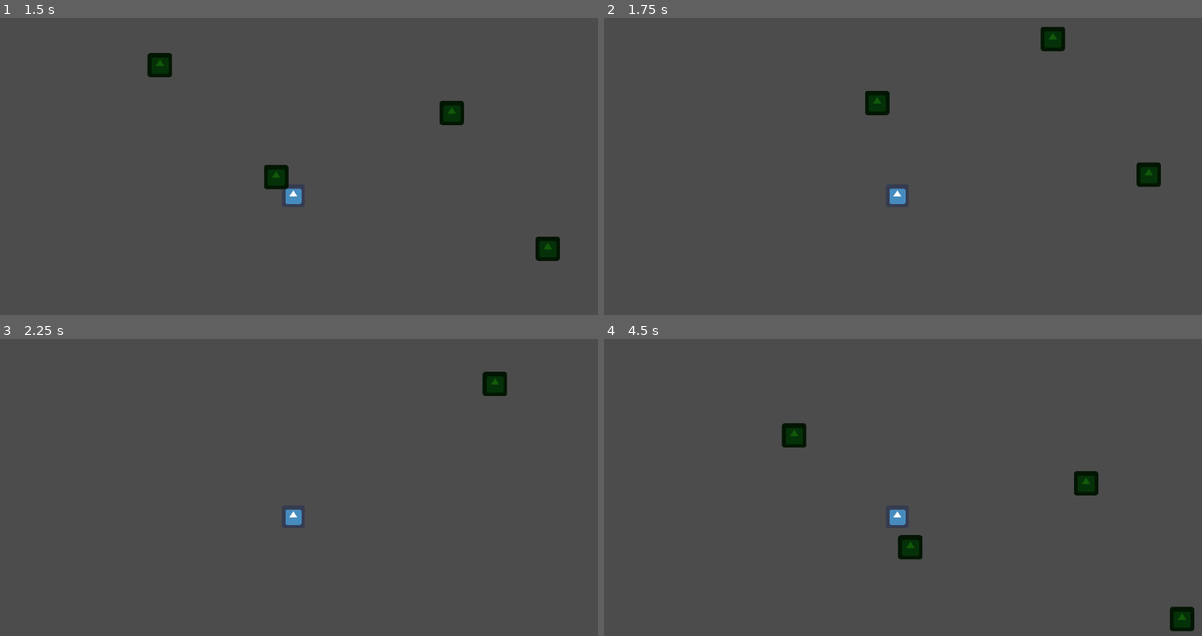
Above: before the commit, frames 1-4 (two rows, left to right).
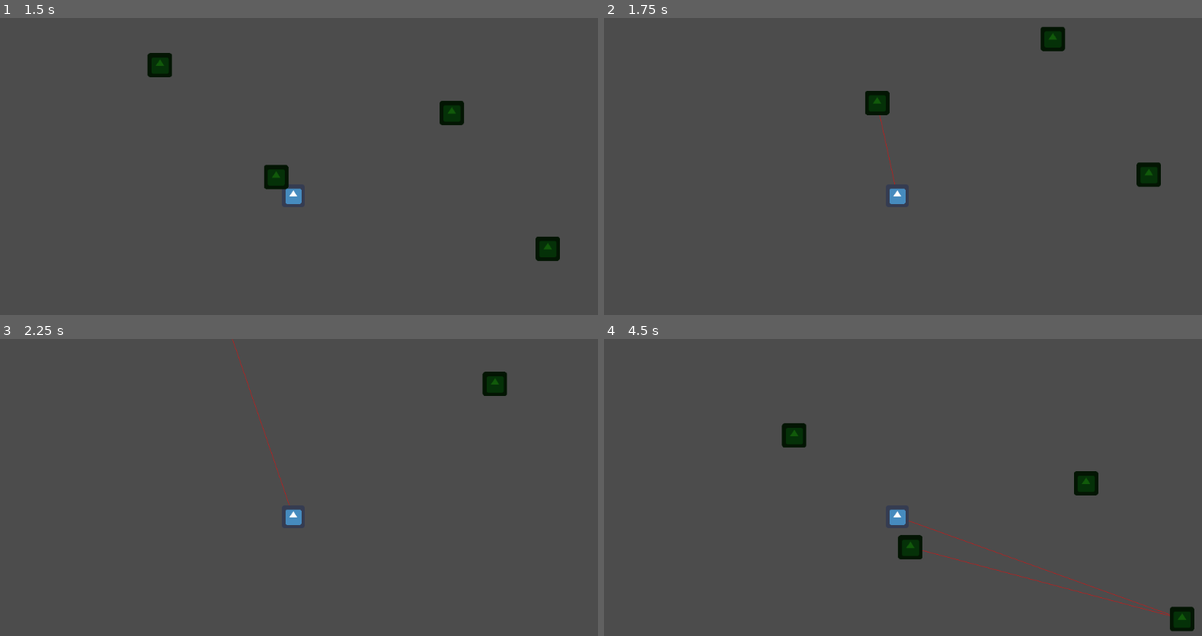
Above: after the commit, the same moments.

Repository: agusmao/connection
Game: Godot game, scene res://Levels/LevelTemplate.tscn
The game is run twice, just before and just after one commit, with the same random seed, the same clock (stepped at 60 frames per second) and the same inputs. Before the commit the project starts from res://Levels/Level1.tscn. The engine's default icon, where the game draws it, is replaced by a stand-in: a white triangle on a blue panel in a dark square.
Inputs:
- Up to frame 1 (1.5 s): tap Enter at 0.5 s; hold Right (ui_right) 0.53-1.28 s; hold Down (ui_down) from 1.28 s (still down)
- Up to frame 2 (1.75 s): keep holding Down (ui_down)
- Up to frame 3 (2.25 s): release Down (ui_down) at 2.03 s; hold Right (ui_right) from 2.03 s (still down)
- Up to frame 4 (4.5 s): release Right (ui_right) at 2.78 s; hold Up (ui_up) 2.78-3.53 s; hold Left (ui_left) from 3.53 s (still down)

Frame 1 is identical in both runs. In frame 2, less than 0.1% of the frame differs, in the area x 45-49%, y 32-57%; in frame 3, less than 0.1%; in frame 4, 0.3%, in the area x 50-95%, y 61-94%.

Commit message:
make possible to connect nodes

Diff:
--- a/Items/ConnectionNode.gd
+++ b/Items/ConnectionNode.gd
@@ -1,7 +1,4 @@
 extends Area2D
 
-
-
-
 func _on_ConnectionNode_body_entered(body):
-	pass # Replace with function body.
+	get_tree().call_group("GameController", "addConnection", self)
--- /dev/null
+++ b/Levels/LevelTemplate.gd
@@ -0,0 +1,34 @@
+extends Node2D
+
+const CONECTION_COLOR = "b92121"
+
+var connected_nodes = []
+
+func _ready():
+	add_to_group("GameController")
+
+func _process(delta):
+	update()
+
+func addConnection(node):
+	connected_nodes.append(node)
+
+func _draw():
+	var n1
+	var n2
+
+	if connected_nodes.size() > 1:
+		for i in range(connected_nodes.size() - 1):
+			n1 = connected_nodes[i]
+			n2 = connected_nodes[i + 1]
+
+			drawConnection(n1.position, n2.position)
+
+	if connected_nodes.size() > 0:
+		var last_connection = connected_nodes[connected_nodes.size() -1]
+
+		drawConnection($Player.position, last_connection.position)
+
+
+func drawConnection(pos1, pos2):
+	draw_line(pos1, pos2, CONECTION_COLOR)
--- a/Levels/Level1.tscn
+++ b/Levels/LevelTemplate.tscn
@@ -1,9 +1,11 @@
-[gd_scene load_steps=3 format=2]
+[gd_scene load_steps=4 format=2]
 
 [ext_resource path="res://Player/Player.tscn" type="PackedScene" id=1]
 [ext_resource path="res://Items/ConnectionNode.tscn" type="PackedScene" id=2]
+[ext_resource path="res://Levels/LevelTemplate.gd" type="Script" id=3]
 
-[node name="Level1" type="Node2D"]
+[node name="LevelTemplate" type="Node2D"]
+script = ExtResource( 3 )
 
 [node name="Player" parent="." instance=ExtResource( 1 )]
 
--- a/project.godot
+++ b/project.godot
@@ -16,7 +16,7 @@
 [application]
 
 config/name="Connection"
-run/main_scene="res://Levels/Level1.tscn"
+run/main_scene="res://Levels/LevelTemplate.tscn"
 config/icon="res://icon.png"
 
 [rendering]
